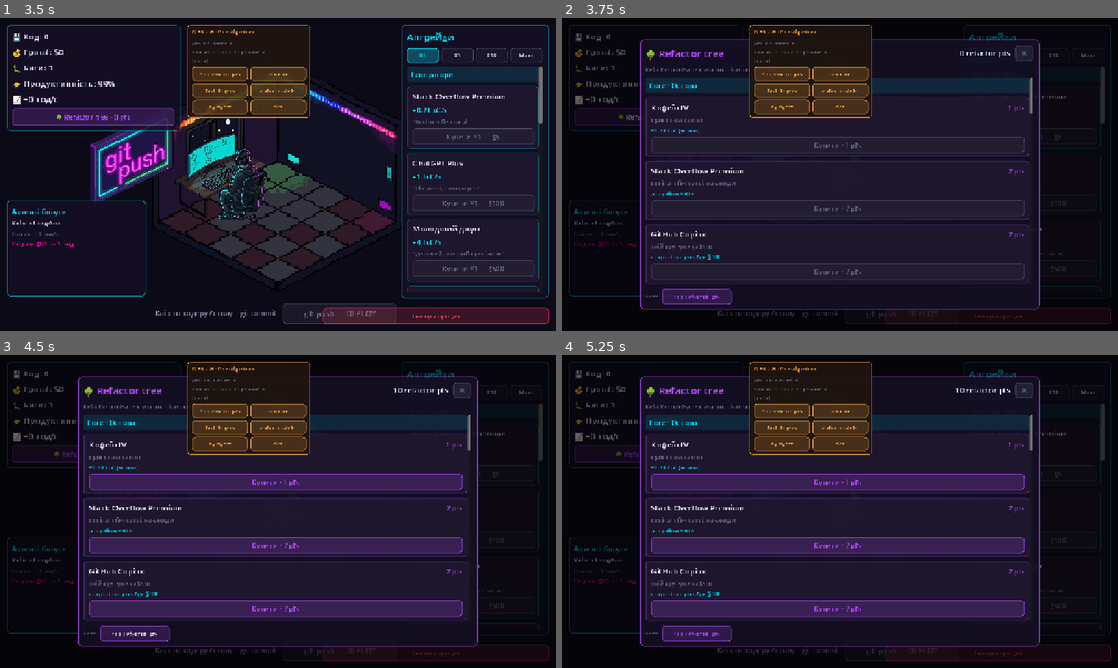
Above: before the commit, frames 1-4 (two rows, left to right).
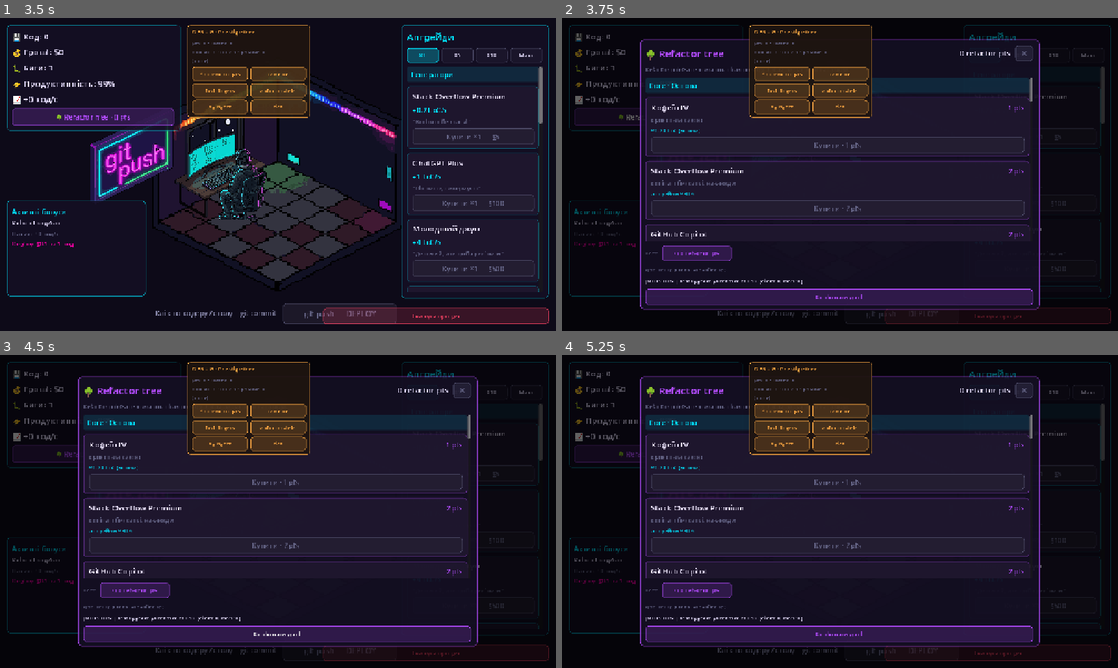
Above: after the commit, the same moments.

Repository: limbo1572/vibe-coder-room
Game: Godot game, scene res://scenes/main.tscn
The game is run twice, just before and just after one commit, with the same random seed, the same clock (stepped at 60 frames per second) and the same inputs.
Inputs (mouse positions are in pixels of both pictures, inside the frame that each line leads up to):
- Up to frame 1 (3.5 s): click (261, 262) at 0.52 s; type "12" at 0.6 s; click "Enter" at 1.25 s; click "Enter" at 2 s; click "Купити ×1 — 1 LoC" at 2.75 s
- Up to frame 2 (3.75 s): click "🌳 Refactor tree · 0 pts" at 3.5 s
- Up to frame 3 (4.5 s): click "+10 refactor pts" (after the commit: "Копіювати дані") at 4.25 s
- Up to frame 4 (5.25 s): click "🌳 Refactor tree · 10 pts" (after the commit: "🌳 Refactor tree · 0 pts") at 5 s

Frame 1 is identical in both runs. In frame 2, 4.6% of the frame differs, in the area x 15-85%, y 26-92%; in frame 3, 15%, in the area x 9-85%, y 7-92%; in frame 4, 15%.

Commit message:
Show milestone log in prestige tree tester panel with copy button.
Co-authored-by: Cursor <cursoragent@cursor.com>

Diff:
--- a/scripts/game_state.gd
+++ b/scripts/game_state.gd
@@ -83,6 +83,12 @@
 	_milestone_logger = ProgressMilestoneLogger.new()
 	if TESTER_MODE:
 		_milestone_logger.begin()
+
+
+func get_milestone_log() -> String:
+	if _milestone_logger == null:
+		return ""
+	return _milestone_logger.get_log_text()
 
 
 func _process(delta: float) -> void:
--- a/scripts/game_ui.gd
+++ b/scripts/game_ui.gd
@@ -83,6 +83,7 @@
 var _passive_popup_timer: float = 0.0
 var _debug_skill_panel: PanelContainer
 var _debug_skill_status: Label
+var _milestone_log_label: Label
 
 
 func _ready() -> void:
@@ -639,6 +640,29 @@
 	)
 	row.add_child(grant_btn)
 
+	var data_title := Label.new()
+	data_title.text = "Дані тесту (скинь розробнику):"
+	data_title.add_theme_color_override("font_color", C_MUTED)
+	data_title.add_theme_font_size_override("font_size", 12)
+	outer.add_child(data_title)
+
+	_milestone_log_label = Label.new()
+	_milestone_log_label.autowrap_mode = TextServer.AUTOWRAP_WORD_SMART
+	_milestone_log_label.add_theme_color_override("font_color", C_TEXT)
+	_milestone_log_label.add_theme_font_size_override("font_size", 12)
+	_milestone_log_label.text = GameState.get_milestone_log()
+	outer.add_child(_milestone_log_label)
+
+	var copy_btn := Button.new()
+	copy_btn.text = "Копіювати дані"
+	copy_btn.custom_minimum_size = Vector2(160, 36)
+	copy_btn.add_theme_font_size_override("font_size", 14)
+	UITheme.style_button(copy_btn, C_PRESTIGE)
+	copy_btn.pressed.connect(func() -> void:
+		DisplayServer.clipboard_set(GameState.get_milestone_log())
+	)
+	outer.add_child(copy_btn)
+
 
 func _prestige_branch_title(branch: String) -> String:
 	match branch:
@@ -766,6 +790,9 @@
 func _refresh_prestige_tree() -> void:
 	if _prestige_tree_points_label != null:
 		_prestige_tree_points_label.text = "%d refactor pts" % GameState.prestige_points
+
+	if _milestone_log_label != null:
+		_milestone_log_label.text = GameState.get_milestone_log()
 
 	for skill_id: String in _prestige_tree_rows:
 		var row: PanelContainer = _prestige_tree_rows[skill_id]
